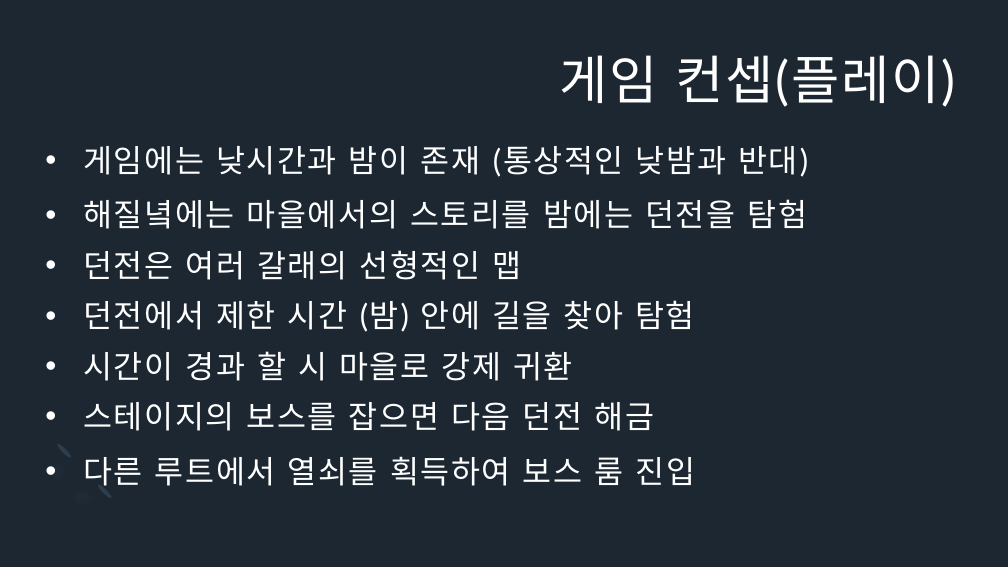
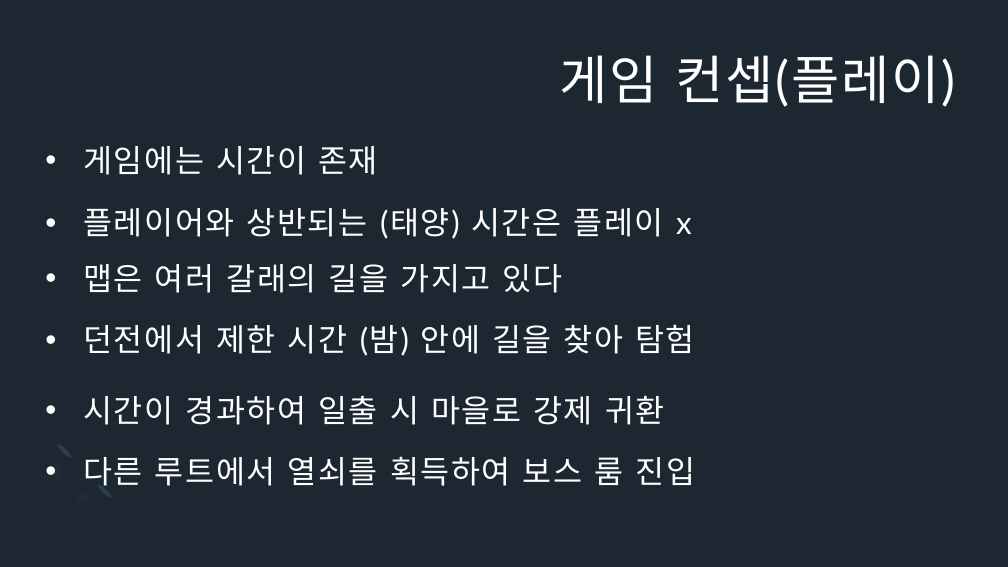
Before and after one commit to Icloy/2D_Roguelike, a slide deck: slide 4 of 기획서.pptx. Drawn at 1008x567 pixels with LibreOffice and Linux fonts; fonts in the diff are those of the drawing. Boxes give left, top, right and bottom in pixels: in the first picture for what was removed or moved away, otherwise in the second. Text is boxed around its words. In the diff, an @@ line names an element or a change of style, - is before the commit and + after.

```diff
--- a/기획서.pptx
+++ b/기획서.pptx
@@ text at <box>83,146,378,175</box>: text changed @@
-• 게임에는 낮시간과 밤이 존재 (통상적인 낮밤과 반대)
+• 게임에는 시간이 존재
@@ text at <box>83,208,692,239</box>: text changed @@
-• 해질녘에는 마을에서의 스토리를 밤에는 던전을 탐험
+• 플레이어와 상반되는 (태양) 시간은 플레이 x
@@ text at <box>83,264,563,293</box>: text changed @@
-• 던전은 여러 갈래의 선형적인 맵
+• 맵은 여러 갈래의 길을 가지고 있다
@@ text "던전에서 제한 시간 (밤) 안에 ...": place and size @@
-text "던전에서 제한 시간 (밤) 안에 ..." at <box>83,300,695,332</box>
+text "던전에서 제한 시간 (밤) 안에 ..." at <box>83,324,695,356</box>
@@ text at <box>83,395,665,425</box>: text changed @@
-• 시간이 경과 할 시 마을로 강제 귀환
+• 시간이 경과하여 일출 시 마을로 강제 귀환
@@ text removed at <box>83,402,655,431</box> @@
-• 스테이지의 보스를 잡으면 다음 던전 해금
```
Also in this commit, not shown: 9 other slides changed, 3 slides added.
